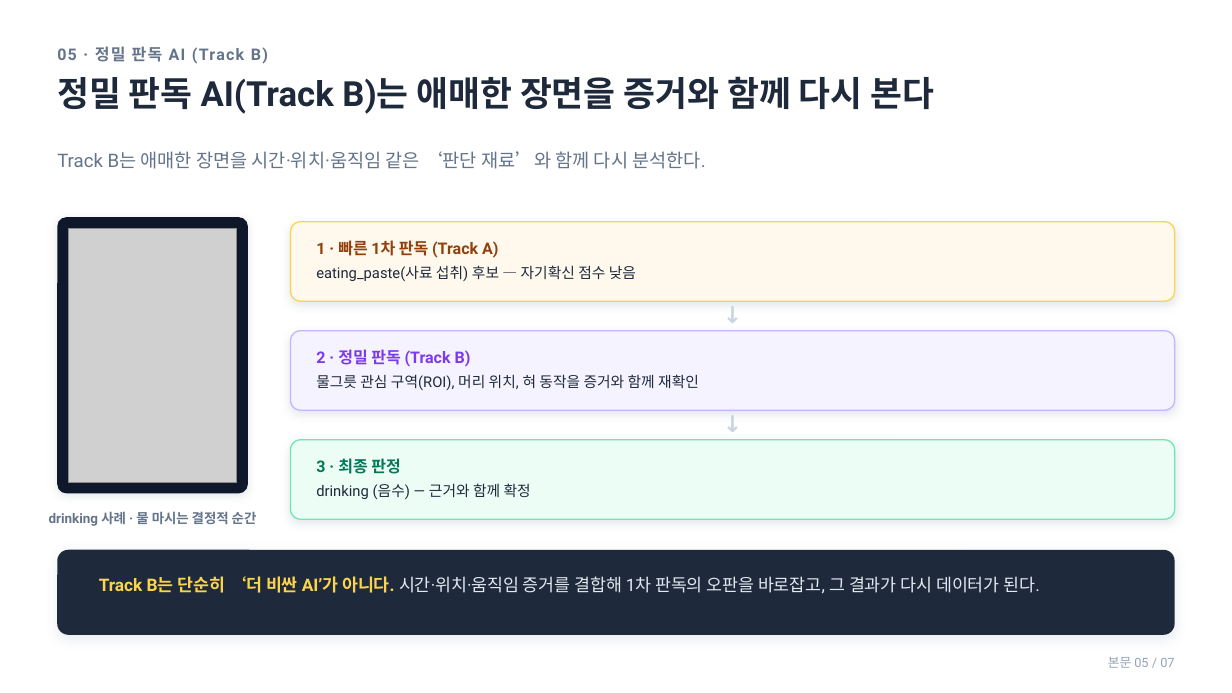
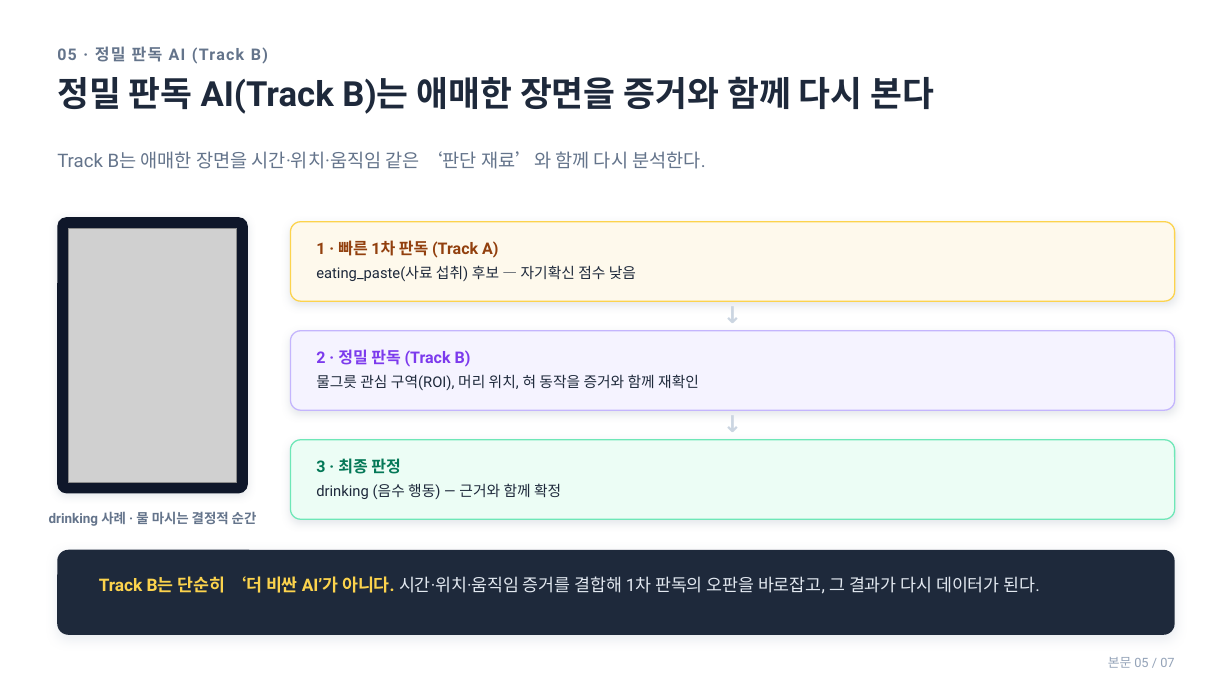
Before and after one commit to S-Soo100/petcam-lab, a slide deck: slide 6 of docs/ir/teraai-rba-investor.pptx. Drawn at 1232x693 pixels with LibreOffice and Linux fonts; fonts in the diff are those of the drawing; grey boxes stand for pictures. Boxes give left, top, right and bottom in pixels: in the first picture for what was removed or moved away, otherwise in the second. Text is boxed around its words. In the diff, an @@ line names an element or a change of style, - is before the commit and + after.

```diff
--- a/docs/ir/teraai-rba-investor.pptx
+++ b/docs/ir/teraai-rba-investor.pptx
@@ text at (316,483,561,499): text changed @@
-drinking (음수) — 근거와 함께 확정
+drinking (음수 행동) — 근거와 함께 확정
```
Also in this commit, not shown: 4 other slides changed, 2 other files.
